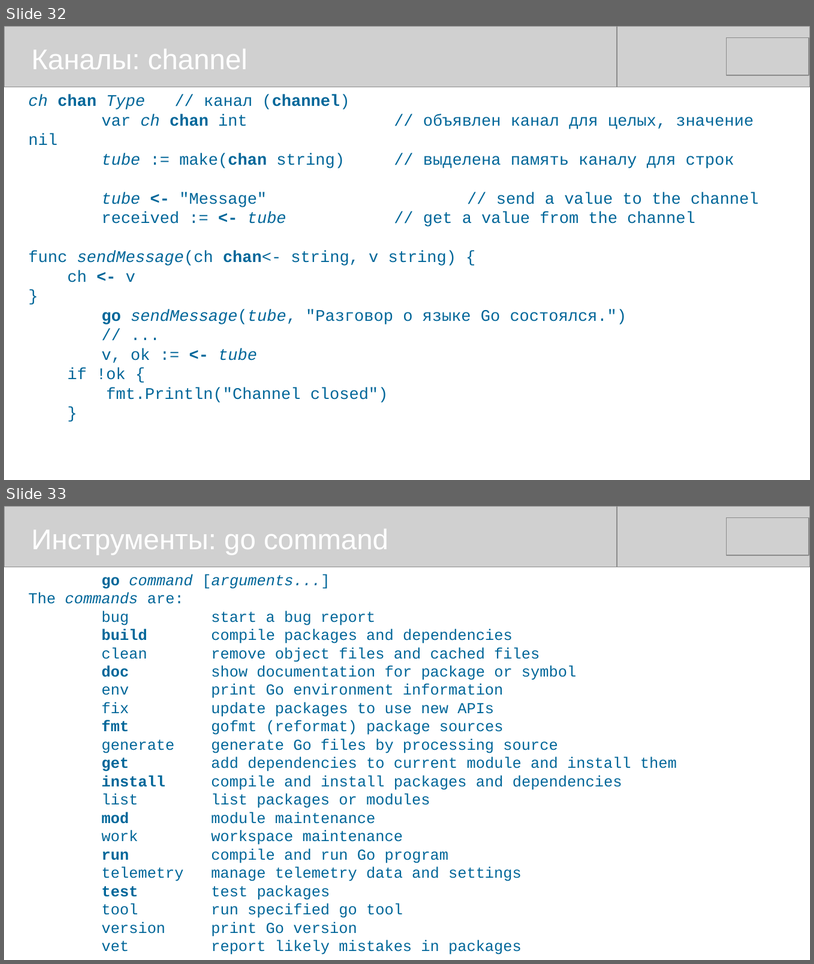
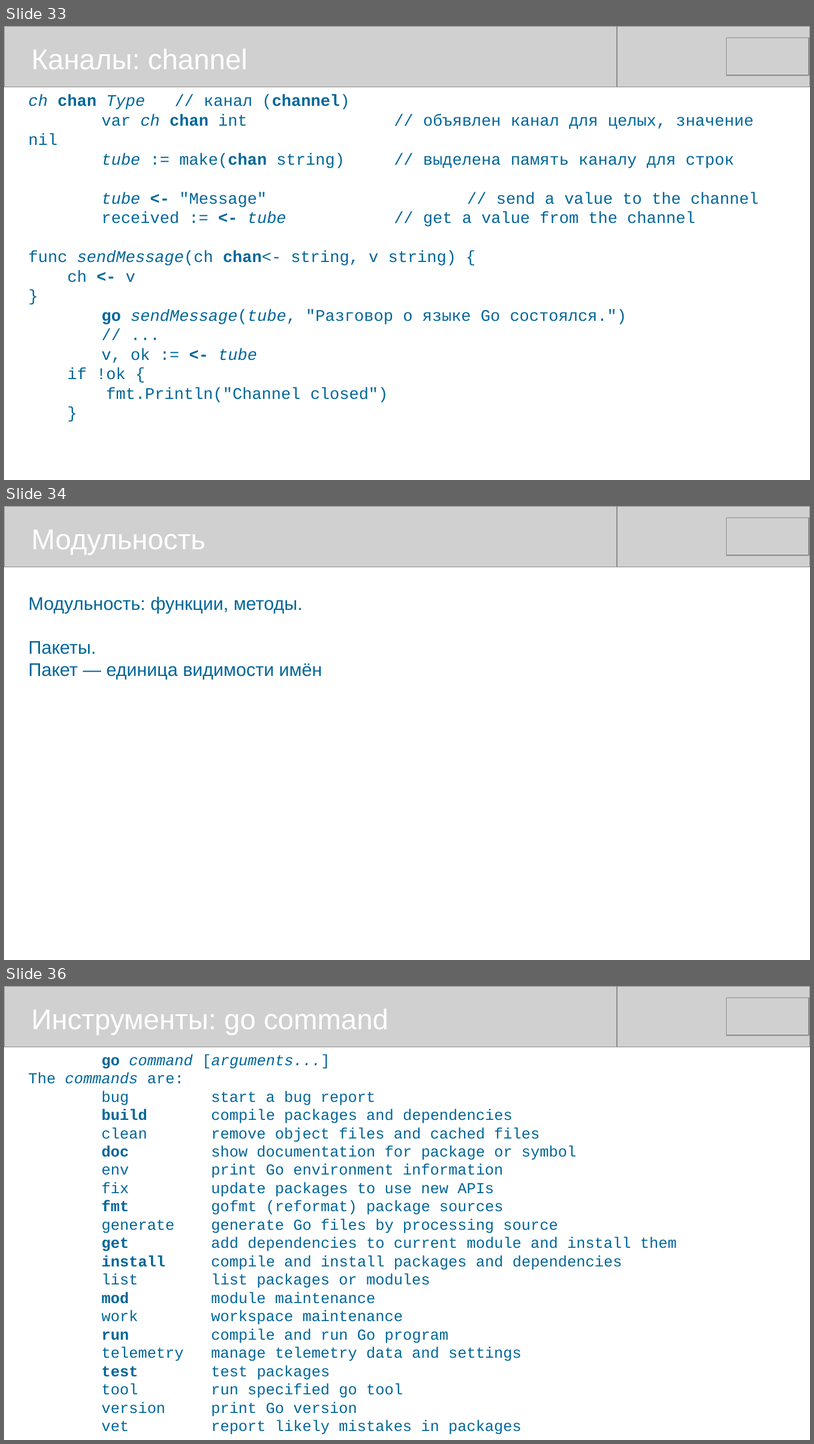
Before and after one commit to mike-shock/Go_language, a slide deck: Go_Review.odp. Shown one above the other, each under a label of ours: slides 32 and 33 before the commit, slides 33, 34 and 36 after it; the slides between them are not shown. The pictures are 814x964 and 814x1444 pixels, drawn with LibreOffice and Linux fonts; fonts in the diff are those of the drawing; grey boxes stand for pictures. Boxes give left, top, right and bottom in pixels: in the first picture for what was removed or moved away, otherwise in the second. Text is boxed around its words. In the diff, an @@ line names an element or a change of style, - is before the commit and + after.

```diff
--- a/Go_Review.odp
+++ b/Go_Review.odp
@@ slide 34 added at (4, 506, 810, 960), background #FFFFFF @@
@@ picture added at (4, 506, 617, 567) @@
@@ picture added at (197, 506, 810, 567) @@
@@ picture added at (727, 518, 810, 556) @@
@@ text added at (32, 530, 206, 555), 28 pt, text #FFFFFF @@
+Модульность
@@ text added at (29, 597, 323, 679), 18 pt, text #006699 @@
+Модульность: функции, методы.
+Пакеты.
+Пакет — единица видимости имён
@@ what was slide 32 is now slide 33 @@
@@ what was slide 33 is now slide 36 @@
```
Also in this commit, not shown: 14 slides changed, 1 other slide added, 2 other files.
